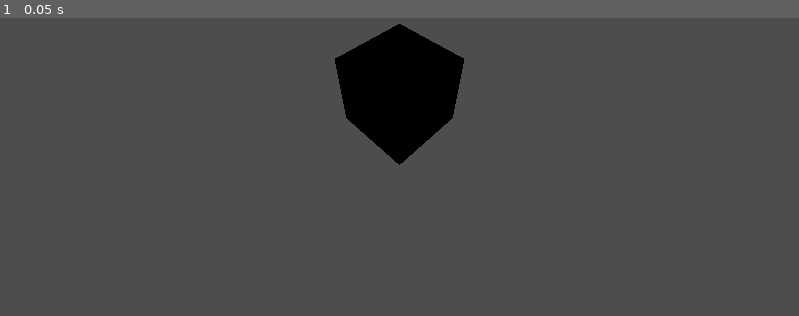
Above: before the commit, frame 1.
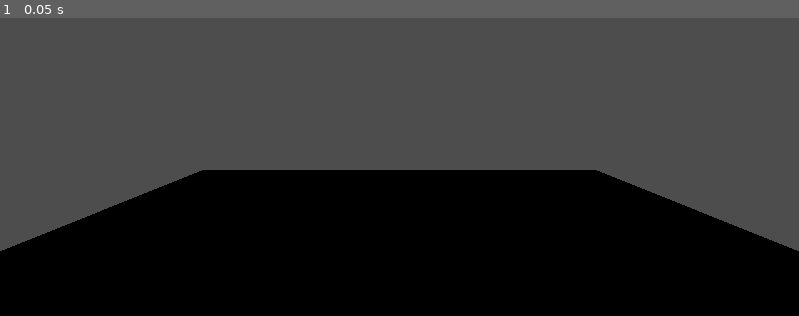
Above: after the commit, the same moment.

Repository: nonya123456/spectre
Game: Godot game, scene res://game/main.tscn
Two runs of this game, one before a commit and one after it. Both use one fixed random seed, a clock stepped at 60 frames per second and the inputs below.
Inputs:
- Up to frame 1 (0.05 s): no input

The runs differ from the first frame. In frame 1, 47% of the frame differs, in the area x 0-100%, y 2-100%.

Commit message:
feat: add block

Diff:
--- /dev/null
+++ b/game/block.tscn
@@ -0,0 +1,15 @@
+[gd_scene load_steps=3 format=3 uid="uid://dcyv2lciboy50"]
+
+[sub_resource type="BoxMesh" id="BoxMesh_s1mh2"]
+
+[sub_resource type="BoxShape3D" id="BoxShape3D_s1mh2"]
+
+[node name="Block" type="Node3D"]
+
+[node name="MeshInstance3D" type="MeshInstance3D" parent="."]
+mesh = SubResource("BoxMesh_s1mh2")
+
+[node name="StaticBody3D" type="StaticBody3D" parent="."]
+
+[node name="CollisionShape3D" type="CollisionShape3D" parent="StaticBody3D"]
+shape = SubResource("BoxShape3D_s1mh2")
--- a/game/game_world.tscn
+++ b/game/game_world.tscn
@@ -1,15 +1,13 @@
 [gd_scene load_steps=3 format=3 uid="uid://drem2vixfw264"]
 
 [ext_resource type="Script" uid="uid://ct5fbsqon3n1f" path="res://game/game_world.gd" id="1_3xdgc"]
-
-[sub_resource type="BoxMesh" id="BoxMesh_3xdgc"]
+[ext_resource type="PackedScene" uid="uid://dcyv2lciboy50" path="res://game/block.tscn" id="2_iexac"]
 
 [node name="GameWorld" type="Node3D"]
 script = ExtResource("1_3xdgc")
 
 [node name="Camera3D" type="Camera3D" parent="."]
-transform = Transform3D(1, 0, 0, 0, 0.707107, 0.707107, 0, -0.707107, 0.707107, 0, 2.5, 2.5)
+transform = Transform3D(1, 0, 0, 0, 1, 0, 0, 0, 1, 0, 2.5, 2.5)
 
-[node name="MeshInstance3D" type="MeshInstance3D" parent="."]
-transform = Transform3D(0.707107, 0, 0.707107, 0, 1, 0, -0.707107, 0, 0.707107, 0, 0, 0)
-mesh = SubResource("BoxMesh_3xdgc")
+[node name="Block" parent="." instance=ExtResource("2_iexac")]
+transform = Transform3D(10, 0, 0, 0, 1, 0, 0, 0, 10, 0, 0, 0)
